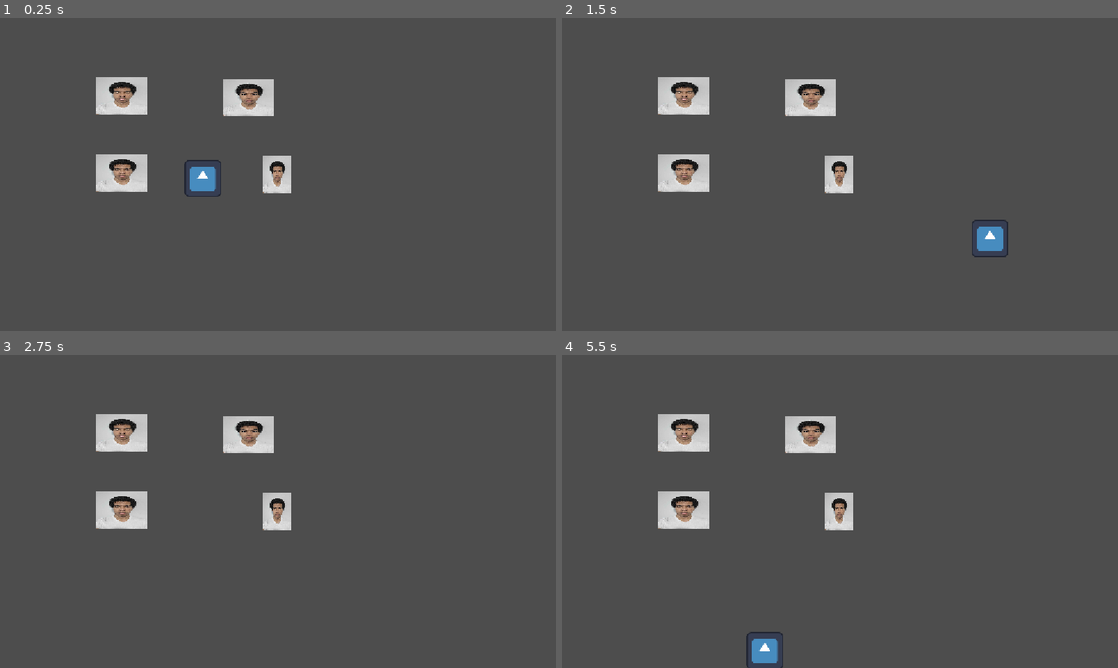
Above: before the commit, frames 1-4 (two rows, left to right).
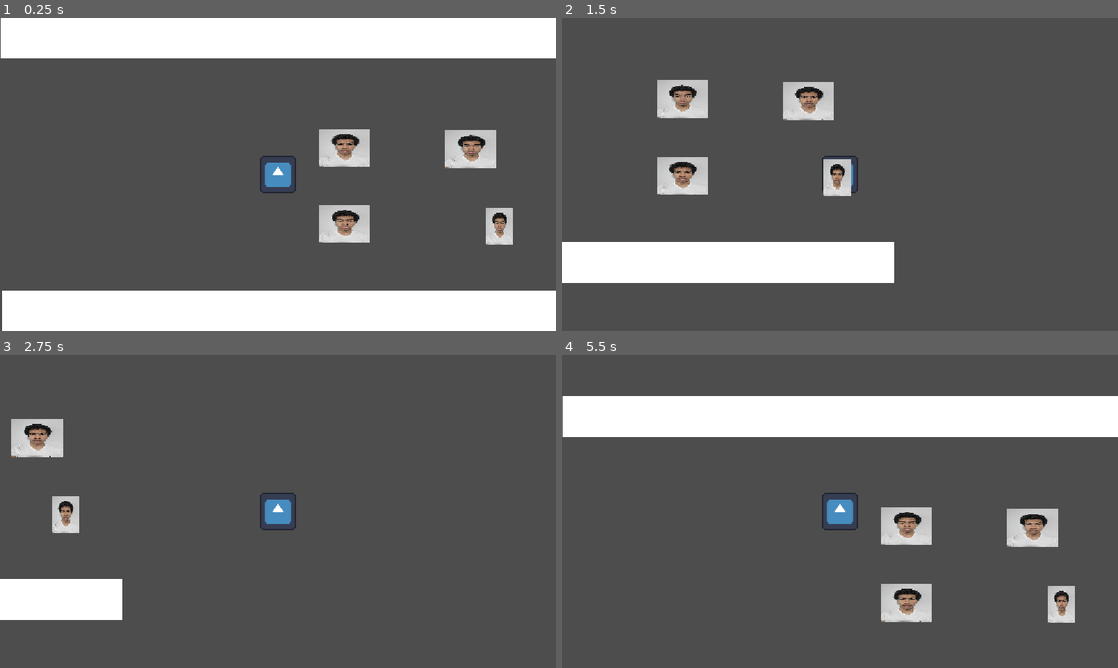
Above: after the commit, the same moments.

Repository: TheOllieMan/OCM
Game: Godot game, scene res://TestScene.tscn
Same seed, same stepped clock (60 frames per second), same inputs: the game is played once before the commit and once after it. The engine's default icon, where the game draws it, is replaced by a stand-in: a white triangle on a blue panel in a dark square.
Inputs:
- Up to frame 1 (0.25 s): no input
- Up to frame 2 (1.5 s): tap Enter at 0.5 s; hold Right (ui_right) 0.53-1.28 s; hold Down (ui_down) from 1.28 s (still down)
- Up to frame 3 (2.75 s): release Down (ui_down) at 2.03 s; hold Right (ui_right) from 2.03 s (still down)
- Up to frame 4 (5.5 s): release Right (ui_right) at 2.78 s; hold Up (ui_up) 2.78-3.53 s; hold Left (ui_left) 3.53-5.03 s; hold Down (ui_down) from 5.03 s (still down)

The runs differ from the first frame. In frame 1, 34% of the frame differs, in the area x 0-100%, y 0-100%; in frame 2, 10%; in frame 3, 8.5%; in frame 4, 20%.

Commit message:
Basic Cleanup work

Diff:
--- a/TestScene.tscn
+++ b/TestScene.tscn
@@ -4,85 +4,116 @@
 [ext_resource type="Script" uid="uid://bqi21uq7gtunv" path="res://character_body_2d.gd" id="2_go42g"]
 [ext_resource type="Texture2D" uid="uid://dwr15tg2pidbg" path="res://icon.svg" id="2_wicfy"]
 
+[sub_resource type="RectangleShape2D" id="RectangleShape2D_5bjbi"]
+size = Vector2(20, 14)
+
 [sub_resource type="RectangleShape2D" id="RectangleShape2D_uuc0u"]
 size = Vector2(9.457579, 6.9541016)
 
-[sub_resource type="RectangleShape2D" id="RectangleShape2D_5bjbi"]
-size = Vector2(20, 14)
+[sub_resource type="RectangleShape2D" id="RectangleShape2D_yh4yq"]
+size = Vector2(741, 53)
 
-[node name="Node2D" type="Node2D" unique_id=254276551]
-position = Vector2(86, 140)
+[node name="Y-SortObjects" type="Node2D" unique_id=1353041881]
+y_sort_enabled = true
 
-[node name="Node2D" type="Node2D" parent="." unique_id=1353041881]
+[node name="CharacterBody2D" type="CharacterBody2D" parent="." unique_id=784905989]
+y_sort_enabled = true
+script = ExtResource("2_go42g")
 
-[node name="StaticBody2D" type="StaticBody2D" parent="Node2D" unique_id=1984675702]
-position = Vector2(89, 66.62)
+[node name="Sprite2D" type="Sprite2D" parent="CharacterBody2D" unique_id=1502644610]
+scale = Vector2(0.383161, 0.383161)
+texture = ExtResource("2_wicfy")
+
+[node name="CollisionShape2D" type="CollisionShape2D" parent="CharacterBody2D" unique_id=2146646307]
+scale = Vector2(0.619, 0.619)
+shape = SubResource("RectangleShape2D_5bjbi")
+
+[node name="Camera2D" type="Camera2D" parent="CharacterBody2D/CollisionShape2D" unique_id=2042965845]
+scale = Vector2(1.6155089, 1.6155089)
+zoom = Vector2(1.55, 1.55)
+
+[node name="StaticBody2D" type="StaticBody2D" parent="." unique_id=1984675702]
+y_sort_enabled = true
+position = Vector2(89, 66.619995)
 scale = Vector2(7.19, 7.19)
 
-[node name="Sprite2D" type="Sprite2D" parent="Node2D/StaticBody2D" unique_id=1563189399]
+[node name="Sprite2D" type="Sprite2D" parent="StaticBody2D" unique_id=1563189399]
+position = Vector2(0, -0.02999878)
+scale = Vector2(0.0037342827, 0.002063679)
+texture = ExtResource("1_cguwc")
+
+[node name="CollisionShape2D" type="CollisionShape2D" parent="StaticBody2D" unique_id=1152493894]
+position = Vector2(-1.9073486e-06, -1.9073486e-06)
+scale = Vector2(0.99999964, 0.9999996)
+shape = SubResource("RectangleShape2D_uuc0u")
+
+[node name="StaticBody2D3" type="StaticBody2D" parent="." unique_id=2038285114]
+y_sort_enabled = true
+position = Vector2(89, -35.775)
+scale = Vector2(7.19, 7.19)
+
+[node name="Sprite2D" type="Sprite2D" parent="StaticBody2D3" unique_id=45401223]
 position = Vector2(2.6077032e-06, 5.364418e-07)
 scale = Vector2(0.0037342836, 0.0020636797)
 texture = ExtResource("1_cguwc")
 
-[node name="CollisionShape2D" type="CollisionShape2D" parent="Node2D/StaticBody2D" unique_id=1152493894]
+[node name="CollisionShape2D" type="CollisionShape2D" parent="StaticBody2D3" unique_id=939757016]
 position = Vector2(-1.9073486e-06, -1.4305115e-06)
 scale = Vector2(0.99999976, 0.99999976)
 shape = SubResource("RectangleShape2D_uuc0u")
 
-[node name="StaticBody2D3" type="StaticBody2D" parent="Node2D" unique_id=2038285114]
-position = Vector2(89, -35.775)
+[node name="StaticBody2D2" type="StaticBody2D" parent="." unique_id=755845252]
+y_sort_enabled = true
+position = Vector2(257.88, -33.729996)
 scale = Vector2(7.19, 7.19)
 
-[node name="Sprite2D" type="Sprite2D" parent="Node2D/StaticBody2D3" unique_id=45401223]
+[node name="Sprite2D" type="Sprite2D" parent="StaticBody2D2" unique_id=672652792]
 position = Vector2(2.6077032e-06, 5.364418e-07)
 scale = Vector2(0.0037342836, 0.0020636797)
 texture = ExtResource("1_cguwc")
 
-[node name="CollisionShape2D" type="CollisionShape2D" parent="Node2D/StaticBody2D3" unique_id=939757016]
+[node name="CollisionShape2D" type="CollisionShape2D" parent="StaticBody2D2" unique_id=248051514]
 position = Vector2(-1.9073486e-06, -1.4305115e-06)
 scale = Vector2(0.99999976, 0.99999976)
 shape = SubResource("RectangleShape2D_uuc0u")
 
-[node name="StaticBody2D2" type="StaticBody2D" parent="Node2D" unique_id=755845252]
-position = Vector2(257.88, -33.73)
-scale = Vector2(7.19, 7.19)
-
-[node name="Sprite2D" type="Sprite2D" parent="Node2D/StaticBody2D2" unique_id=672652792]
-position = Vector2(2.6077032e-06, 5.364418e-07)
-scale = Vector2(0.0037342836, 0.0020636797)
-texture = ExtResource("1_cguwc")
-
-[node name="CollisionShape2D" type="CollisionShape2D" parent="Node2D/StaticBody2D2" unique_id=248051514]
-position = Vector2(-1.9073486e-06, -1.4305115e-06)
-scale = Vector2(0.99999976, 0.99999976)
-shape = SubResource("RectangleShape2D_uuc0u")
-
-[node name="StaticBody2D2" type="StaticBody2D" parent="Node2D/StaticBody2D2" unique_id=961501276]
+[node name="StaticBody2D2" type="StaticBody2D" parent="StaticBody2D2" unique_id=961501276]
 position = Vector2(5.295, 14.291)
 scale = Vector2(0.045, 0.045)
 
-[node name="Sprite2D" type="Sprite2D" parent="Node2D/StaticBody2D2/StaticBody2D2" unique_id=448025477]
+[node name="Sprite2D" type="Sprite2D" parent="StaticBody2D2/StaticBody2D2" unique_id=448025477]
 position = Vector2(2.6077032e-06, 5.364418e-07)
 scale = Vector2(0.045, 0.045)
 texture = ExtResource("1_cguwc")
 
-[node name="CollisionShape2D" type="CollisionShape2D" parent="Node2D/StaticBody2D2/StaticBody2D2" unique_id=985148314]
+[node name="CollisionShape2D" type="CollisionShape2D" parent="StaticBody2D2/StaticBody2D2" unique_id=985148314]
 position = Vector2(-1.9073486e-06, -1.4305115e-06)
 scale = Vector2(0.045, 0.045)
 shape = SubResource("RectangleShape2D_uuc0u")
 
-[node name="CharacterBody2D" type="CharacterBody2D" parent="Node2D" unique_id=784905989]
-script = ExtResource("2_go42g")
+[node name="Node2D" type="Node2D" parent="." unique_id=254276551]
+position = Vector2(86, 140)
 
-[node name="CollisionShape2D" type="CollisionShape2D" parent="Node2D/CharacterBody2D" unique_id=2146646307]
-position = Vector2(197, 74)
-scale = Vector2(0.619, 0.619)
-shape = SubResource("RectangleShape2D_5bjbi")
+[node name="ColorRect" type="ColorRect" parent="." unique_id=1189052514]
+offset_left = -370.0
+offset_top = -209.0
+offset_right = 371.0
+offset_bottom = -155.0
 
-[node name="Sprite2D" type="Sprite2D" parent="Node2D/CharacterBody2D/CollisionShape2D" unique_id=1502644610]
-scale = Vector2(0.619, 0.619)
-texture = ExtResource("2_wicfy")
+[node name="Area2D" type="Area2D" parent="ColorRect" unique_id=1752739333]
 
-[node name="Camera2D" type="Camera2D" parent="." unique_id=2042965845]
-position = Vector2(297.12, 68.71)
-zoom = Vector2(1.555, 1.555)
+[node name="CollisionShape2D" type="CollisionShape2D" parent="ColorRect/Area2D" unique_id=240019961]
+position = Vector2(370.5, 27)
+shape = SubResource("RectangleShape2D_yh4yq")
+
+[node name="ColorRect2" type="ColorRect" parent="." unique_id=2005099816]
+offset_left = -369.0
+offset_top = 155.0
+offset_right = 372.0
+offset_bottom = 209.0
+
+[node name="Area2D" type="Area2D" parent="ColorRect2" unique_id=452469218]
+
+[node name="CollisionShape2D" type="CollisionShape2D" parent="ColorRect2/Area2D" unique_id=247424795]
+position = Vector2(371, 27.5)
+shape = SubResource("RectangleShape2D_yh4yq")
